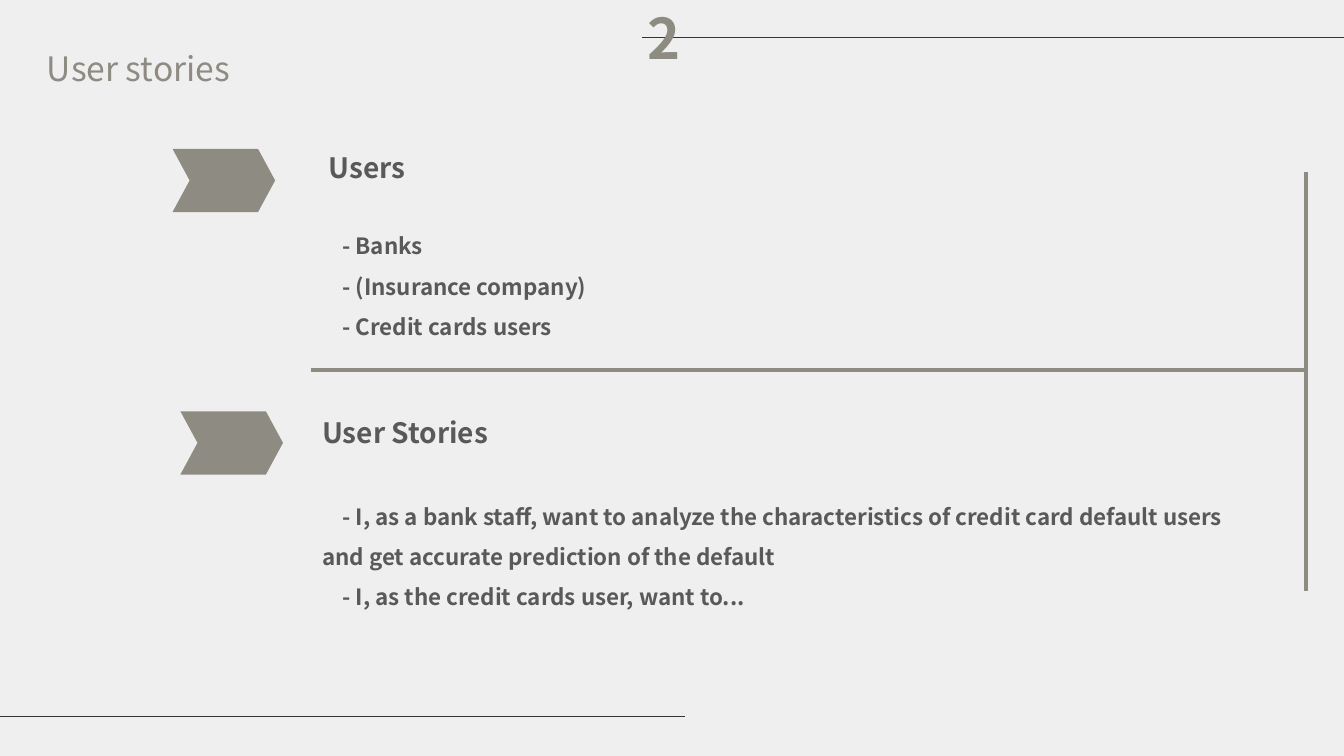
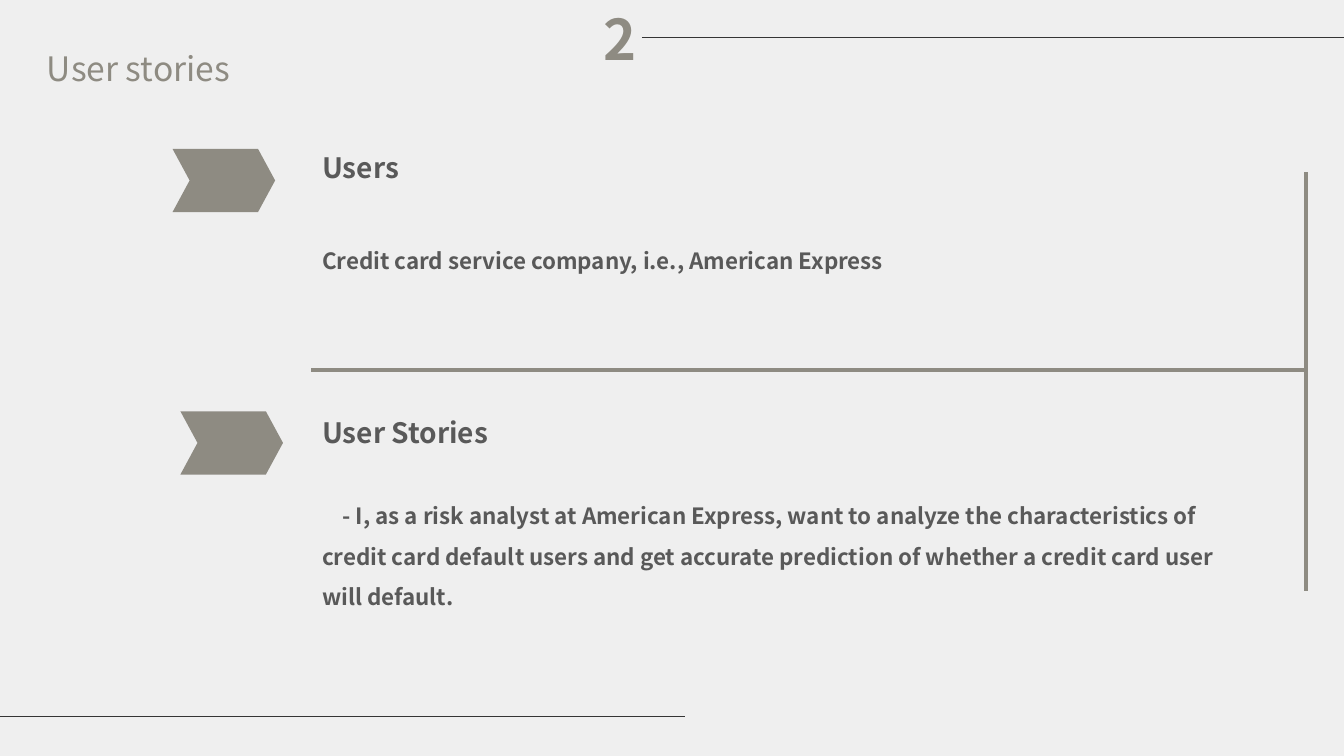
Before and after one commit to licao2998/EC601-A1-04, a slide deck: slide 6 of presentation.pptx. Drawn at 1344x756 pixels with LibreOffice and Linux fonts; fonts in the diff are those of the drawing. Boxes give left, top, right and bottom in pixels: in the first picture for what was removed or moved away, otherwise in the second. Text is boxed around its words. In the diff, an @@ line names an element or a change of style, - is before the commit and + after.

```diff
--- a/presentation.pptx
+++ b/presentation.pptx
@@ text "2": place and size @@
-text "2" at (647, 17, 680, 59)
+text "2" at (604, 18, 637, 60)
@@ text at (322, 251, 883, 274): text changed @@
-- Banks
-- (Insurance company)
-- Credit cards users
+Credit card service company, i.e., American Express
@@ text at (322, 506, 1213, 606): text changed @@
-- I, as a bank staff, want to analyze the characteristics of credit card default users and get accurate prediction of the default
-- I, as the credit cards user, want to...
+- I, as a risk analyst at American Express, want to analyze the characteristics of credit card default users and get accurate prediction of whether a credit card user will default.
```
Also in this commit, not shown: 7 other slides changed.
